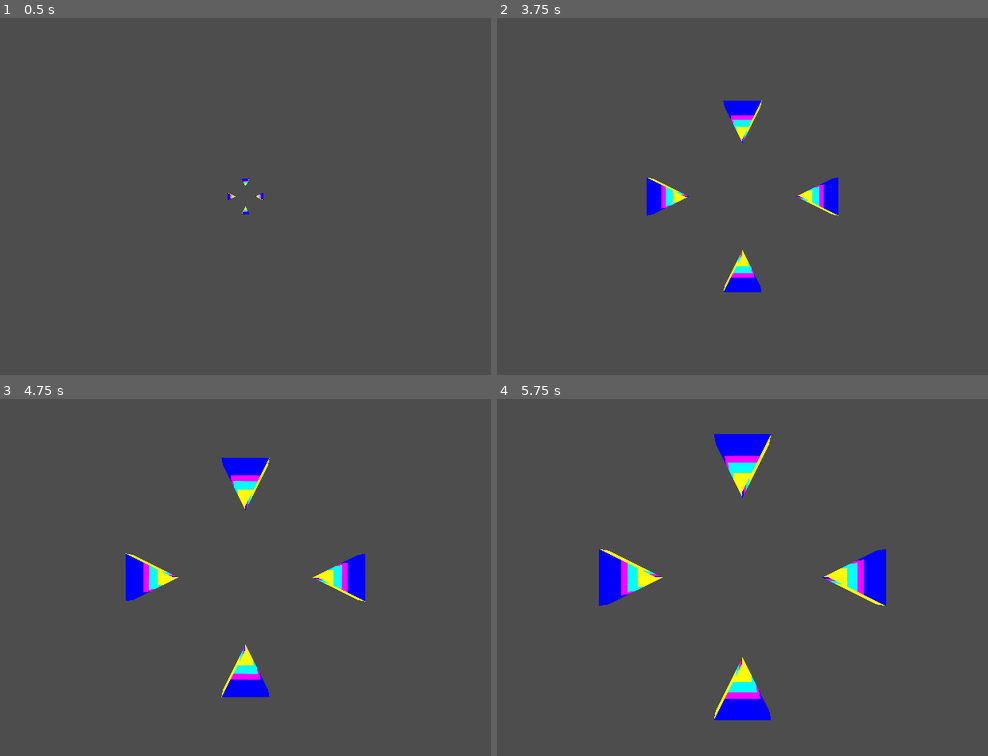
Above: before the commit, frames 1-4 (two rows, left to right).
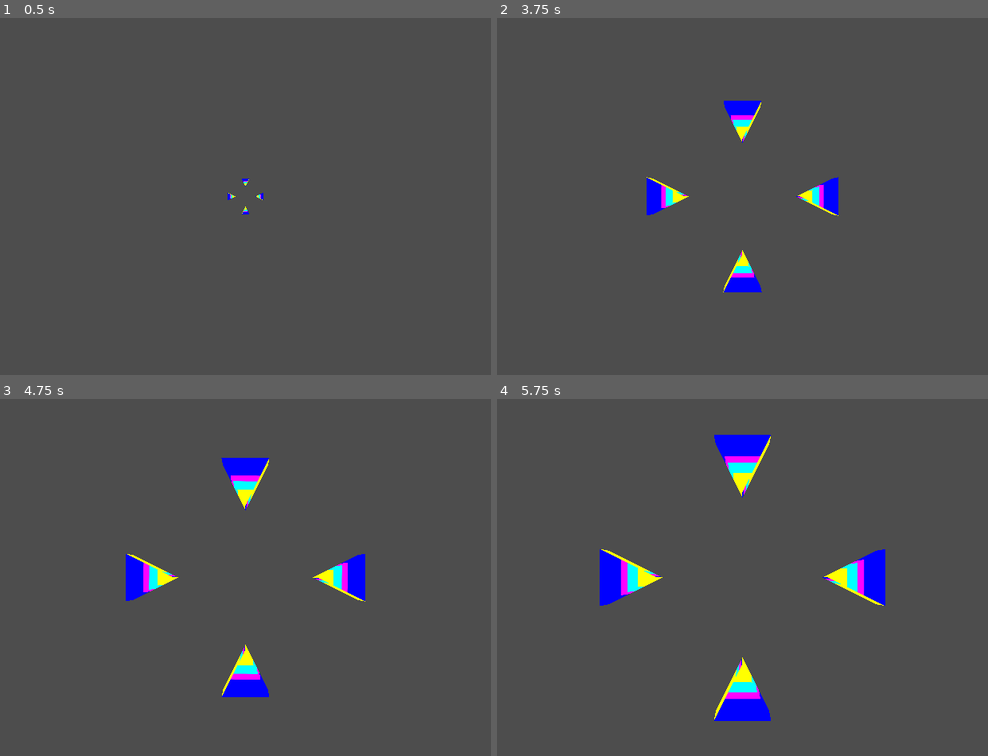
Above: after the commit, the same moments.

Repository: nekochiiUwU/gnaktap
Game: Godot game, scene res://player.tscn
The game is run twice, just before and just after one commit, with the same random seed, the same clock (stepped at 60 frames per second) and the same inputs. This scene is started directly instead of the project's main scene.
Inputs (mouse positions are in pixels of both pictures, inside the frame that each line leads up to):
- Up to frame 1 (0.5 s): no input
- Up to frame 2 (3.75 s): move the mouse to (879, 178) at 0.52 s; hold D (move_right) 0.53-1.28 s; tap Down (camera_down, bound only after the commit) at 0.6 s; tap Space (jump) at 0.77, 1.07, 1.52, 1.82, 3.02, 3.05, 3.32 s; tap Left (camera_left, bound only after the commit) at 0.8, 1.35 s; move the mouse to (614, 214) at 1.27 s; hold S (move_backward) 1.28-2.03 s; tap Right (camera_right, bound only after the commit) at 1.55, 2.1 s; move the mouse to (806, 117) at 2.02 s; hold D (move_right) 2.03-2.78 s; tap Up (camera_up, bound only after the commit) at 2.3, 2.85 s; move the mouse to (713, 267) at 2.77 s; hold W (move_forward) 2.78-3.53 s; move the mouse to (933, 250) at 3.52 s; hold A (move_left) from 3.53 s (still down); hold Space (jump) from 3.53 s (still down)
- Up to frame 3 (4.75 s): keep holding A (move_left); tap Down (camera_down, bound only after the commit) at 3.8 s; move the mouse to (54, 523) at 4.27 s; release Space (jump) at 4.28 s; tap N (switch_network_status_visibility) at 4.35 s; tap Space (jump) at 4.52 s; tap Left (camera_left, bound only after the commit) at 4.55 s
- Up to frame 4 (5.75 s): tap Space (jump) at 4.82 s; move the mouse to (771, 577) at 5.02 s; release A (move_left) at 5.03 s; hold S (move_backward) from 5.03 s (still down); tap Down (camera_down, bound only after the commit) at 5.1 s; tap Right (camera_right, bound only after the commit) at 5.3 s

Frame 1 is identical in both runs. In frame 2, less than 0.1% of the frame differs, in the area x 30-54%, y 23-77%; in frame 3, less than 0.1%; in frame 4, 0.2%, in the area x 20-80%, y 9-91%.

Commit message:
C'est une boite manuelle

Diff:
--- a/Player.gd
+++ b/Player.gd
@@ -1,11 +1,12 @@
 extends CharacterBody3D
 
 
-var gravity:   float = -ProjectSettings.get_setting("physics/3d/default_gravity")
-var air_speed: float =  50.
-var jump:      float =  7.
-var speed:     float =  5.
-var sensi:   Vector2 = -Vector2(.005, .005)
+var gravity:     float = -ProjectSettings.get_setting("physics/3d/default_gravity")
+var air_speed:   float =  50.
+var jump:        float =  7.
+var speed:       float =  5.
+var sensi:     Vector2 = -Vector2(.005, .005)
+var joy_sensi: Vector2 = -Vector2(.1, .1)
 
 
 func _ready():
@@ -29,6 +30,12 @@
 
 func _physics_process(delta):
 	if is_multiplayer_authority():
+		var input_rotation = Input.get_vector("camera_left", "camera_right", "camera_up", "camera_down")
+		if input_rotation:
+			rotation.y += input_rotation.x * joy_sensi.x
+			$Head.rotation.x = clamp(-1.57, $Head.rotation.x + input_rotation.y * joy_sensi.y, 1.57)
+			$Head.rotation.z += input_rotation.x * joy_sensi.x / 10
+			get_node("Head/Camera").fov = min(get_node("Head/Camera").fov + abs(input_rotation.x * sensi.x * 5), 160)
 		#print(velocity.dot(transform.basis.x))
 		var input = Input.get_vector("move_left", "move_right", "move_forward", "move_backward").normalized()
 		input = Vector3(input.x, 0, input.y)
@@ -50,7 +57,6 @@
 			velocity.x /= 11
 			velocity.z /= 11
 
-
 		#print("Speed: ", float(int(sqrt(pow(velocity.x, 2) + pow(velocity.z, 2)) * 1000)) / 1000)
 
 		move_and_slide()
@@ -62,3 +68,10 @@
 		$Head/UI.scale += Vector3.ONE * float(!is_on_floor()) * .1
 		$Head/UI.scale.z = 1
 		get_node("Head/Camera").fov = (get_node("Head/Camera").fov - 120) / 1.2 + 120
+
+		rpc("online_syncronisation", position)
+
+
+@rpc("authority", "call_remote", "unreliable", 0)
+func online_syncronisation(_position: Vector3):
+	position = _position
--- a/main_menu.tscn
+++ b/main_menu.tscn
@@ -119,6 +119,7 @@
 offset_top = 360.0
 offset_right = 1144.0
 offset_bottom = 640.0
+toggle_mode = true
 text = "Start Game"
 
 [connection signal="pressed" from="Network/Start/Start Client" to="." method="_on_start_client_pressed"]
--- a/player.tscn
+++ b/player.tscn
@@ -1,11 +1,6 @@
-[gd_scene load_steps=16 format=3 uid="uid://weitoykb1612"]
+[gd_scene load_steps=15 format=3 uid="uid://weitoykb1612"]
 
 [ext_resource type="Script" path="res://Player.gd" id="1_fjljj"]
-
-[sub_resource type="SceneReplicationConfig" id="SceneReplicationConfig_vc00k"]
-properties/0/path = NodePath(".:position")
-properties/0/spawn = true
-properties/0/sync = true
 
 [sub_resource type="Gradient" id="Gradient_nmpr1"]
 interpolation_mode = 1
@@ -75,9 +70,6 @@
 transform = Transform3D(-0.707107, 0, 0.707107, 0, 1, 0, -0.707107, 0, -0.707107, 0, 1, 0)
 script = ExtResource("1_fjljj")
 
-[node name="MultiplayerSynchronizer" type="MultiplayerSynchronizer" parent="."]
-replication_config = SubResource("SceneReplicationConfig_vc00k")
-
 [node name="Mesh" type="MeshInstance3D" parent="."]
 mesh = SubResource("CapsuleMesh_ogwai")
 
--- a/project.godot
+++ b/project.godot
@@ -22,38 +22,69 @@
 [input]
 
 move_forward={
-"deadzone": 0.5,
+"deadzone": 0.1,
 "events": [Object(InputEventKey,"resource_local_to_scene":false,"resource_name":"","device":-1,"window_id":0,"alt_pressed":false,"shift_pressed":false,"ctrl_pressed":false,"meta_pressed":false,"pressed":false,"keycode":0,"physical_keycode":87,"key_label":0,"unicode":122,"echo":false,"script":null)
+, Object(InputEventJoypadMotion,"resource_local_to_scene":false,"resource_name":"","device":-1,"axis":1,"axis_value":-1.0,"script":null)
 ]
 }
 move_left={
-"deadzone": 0.5,
+"deadzone": 0.0,
 "events": [Object(InputEventKey,"resource_local_to_scene":false,"resource_name":"","device":-1,"window_id":0,"alt_pressed":false,"shift_pressed":false,"ctrl_pressed":false,"meta_pressed":false,"pressed":false,"keycode":0,"physical_keycode":65,"key_label":0,"unicode":113,"echo":false,"script":null)
+, Object(InputEventJoypadMotion,"resource_local_to_scene":false,"resource_name":"","device":-1,"axis":0,"axis_value":-1.0,"script":null)
 ]
 }
 move_backward={
-"deadzone": 0.5,
+"deadzone": 0.1,
 "events": [Object(InputEventKey,"resource_local_to_scene":false,"resource_name":"","device":-1,"window_id":0,"alt_pressed":false,"shift_pressed":false,"ctrl_pressed":false,"meta_pressed":false,"pressed":false,"keycode":0,"physical_keycode":83,"key_label":0,"unicode":115,"echo":false,"script":null)
+, Object(InputEventJoypadMotion,"resource_local_to_scene":false,"resource_name":"","device":-1,"axis":1,"axis_value":1.0,"script":null)
 ]
 }
 move_right={
-"deadzone": 0.5,
+"deadzone": 0.1,
 "events": [Object(InputEventKey,"resource_local_to_scene":false,"resource_name":"","device":-1,"window_id":0,"alt_pressed":false,"shift_pressed":false,"ctrl_pressed":false,"meta_pressed":false,"pressed":false,"keycode":0,"physical_keycode":68,"key_label":0,"unicode":100,"echo":false,"script":null)
+, Object(InputEventJoypadMotion,"resource_local_to_scene":false,"resource_name":"","device":-1,"axis":0,"axis_value":1.0,"script":null)
+]
+}
+camera_up={
+"deadzone": 0.1,
+"events": [Object(InputEventJoypadMotion,"resource_local_to_scene":false,"resource_name":"","device":-1,"axis":3,"axis_value":-1.0,"script":null)
+, Object(InputEventKey,"resource_local_to_scene":false,"resource_name":"","device":-1,"window_id":0,"alt_pressed":false,"shift_pressed":false,"ctrl_pressed":false,"meta_pressed":false,"pressed":false,"keycode":0,"physical_keycode":4194320,"key_label":0,"unicode":0,"echo":false,"script":null)
+]
+}
+camera_left={
+"deadzone": 0.1,
+"events": [Object(InputEventJoypadMotion,"resource_local_to_scene":false,"resource_name":"","device":-1,"axis":2,"axis_value":-1.0,"script":null)
+, Object(InputEventKey,"resource_local_to_scene":false,"resource_name":"","device":-1,"window_id":0,"alt_pressed":false,"shift_pressed":false,"ctrl_pressed":false,"meta_pressed":false,"pressed":false,"keycode":0,"physical_keycode":4194319,"key_label":0,"unicode":0,"echo":false,"script":null)
+]
+}
+camera_down={
+"deadzone": 0.1,
+"events": [Object(InputEventJoypadMotion,"resource_local_to_scene":false,"resource_name":"","device":-1,"axis":3,"axis_value":1.0,"script":null)
+, Object(InputEventKey,"resource_local_to_scene":false,"resource_name":"","device":-1,"window_id":0,"alt_pressed":false,"shift_pressed":false,"ctrl_pressed":false,"meta_pressed":false,"pressed":false,"keycode":0,"physical_keycode":4194322,"key_label":0,"unicode":0,"echo":false,"script":null)
+]
+}
+camera_right={
+"deadzone": 0.1,
+"events": [Object(InputEventJoypadMotion,"resource_local_to_scene":false,"resource_name":"","device":-1,"axis":2,"axis_value":1.0,"script":null)
+, Object(InputEventKey,"resource_local_to_scene":false,"resource_name":"","device":-1,"window_id":0,"alt_pressed":false,"shift_pressed":false,"ctrl_pressed":false,"meta_pressed":false,"pressed":false,"keycode":0,"physical_keycode":4194321,"key_label":0,"unicode":0,"echo":false,"script":null)
 ]
 }
 jump={
-"deadzone": 0.5,
+"deadzone": 0.1,
 "events": [Object(InputEventKey,"resource_local_to_scene":false,"resource_name":"","device":-1,"window_id":0,"alt_pressed":false,"shift_pressed":false,"ctrl_pressed":false,"meta_pressed":false,"pressed":false,"keycode":0,"physical_keycode":32,"key_label":0,"unicode":32,"echo":false,"script":null)
+, Object(InputEventJoypadButton,"resource_local_to_scene":false,"resource_name":"","device":-1,"button_index":7,"pressure":0.0,"pressed":true,"script":null)
 ]
 }
 switch_network_status_visibility={
-"deadzone": 0.5,
+"deadzone": 0.1,
 "events": [Object(InputEventKey,"resource_local_to_scene":false,"resource_name":"","device":-1,"window_id":0,"alt_pressed":false,"shift_pressed":false,"ctrl_pressed":false,"meta_pressed":false,"pressed":false,"keycode":0,"physical_keycode":78,"key_label":0,"unicode":110,"echo":false,"script":null)
+, Object(InputEventJoypadButton,"resource_local_to_scene":false,"resource_name":"","device":-1,"button_index":4,"pressure":0.0,"pressed":true,"script":null)
 ]
 }
 quit={
-"deadzone": 0.5,
+"deadzone": 0.1,
 "events": [Object(InputEventKey,"resource_local_to_scene":false,"resource_name":"","device":-1,"window_id":0,"alt_press …(182 unchanged characters)…
+, Object(InputEventJoypadButton,"resource_local_to_scene":false,"resource_name":"","device":-1,"button_index":1,"pressure":0.0,"pressed":true,"script":null)
 ]
 }
 
